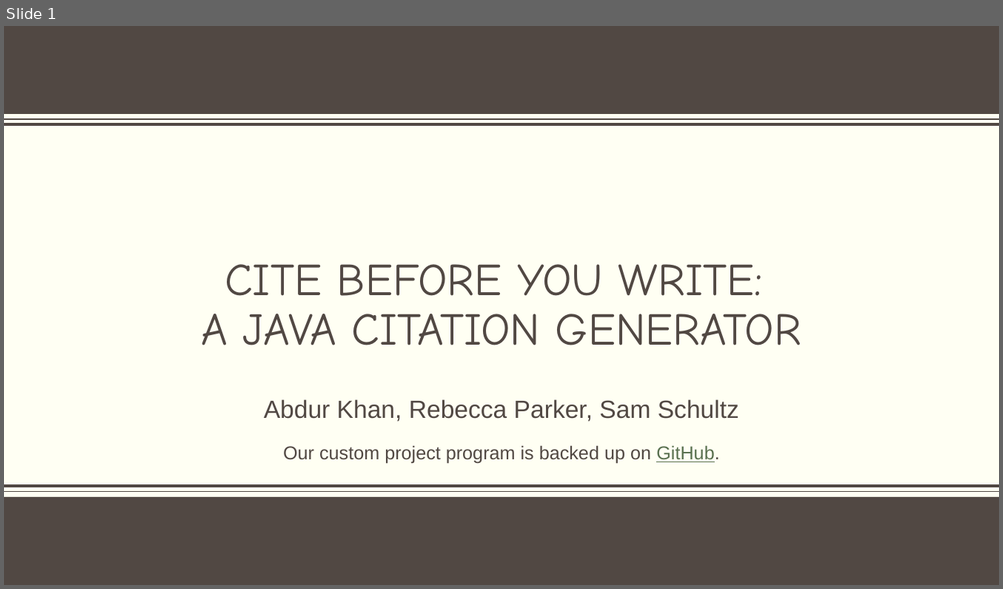
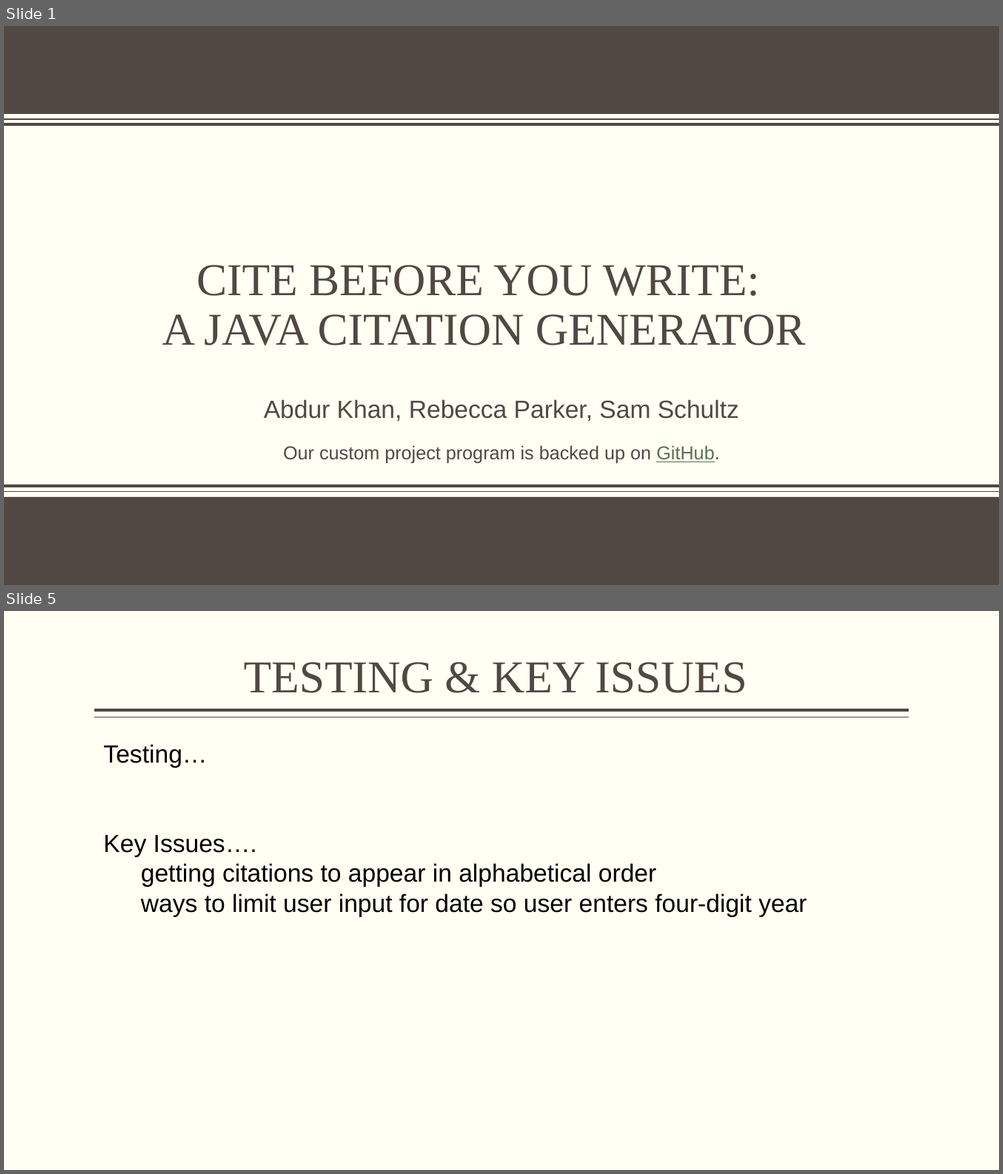
Before and after one commit to RJP43/JavaCustomProject-LUC_Comp-170, a slide deck: COMP170_CustomProject-Presentation.pptx. Shown one above the other, each under a label of ours: slide 1 before the commit, slides 1 and 5 after it; the slides between them are not shown. The pictures are 1003x589 and 1003x1174 pixels, drawn with LibreOffice and Linux fonts; fonts in the diff are those of the drawing; background and template pictures are left out. Boxes give left, top, right and bottom in pixels: in the first picture for what was removed or moved away, otherwise in the second. Text is boxed around its words. In the diff, an @@ line names an element or a change of style, - is before the commit and + after.

```diff
--- a/COMP170_CustomProject-Presentation.pptx
+++ b/COMP170_CustomProject-Presentation.pptx
@@ slide 5 added at (x1=4, y1=611, x2=999, y2=1170), background #FFFFF3 @@
@@ title added at (x1=244, y1=662, x2=746, y2=693), 44 pt, text #514843 @@
+TESTING & KEY ISSUES
@@ line added from (909, 710) to (94, 710), #514843 3 pt @@
@@ line added from (909, 718) to (94, 718), #514843 1 pt @@
@@ text added at (x1=103, y1=744, x2=806, y2=917), 24 pt, text #000000 @@
+Testing…
+Key Issues….
+getting citations to appear in alphabetical order
+ways to limit user input for date so user enters four-digit year
@@ slide 1 changed as well @@
@@ title "CITE BEFORE YOU WRITE: A ..." moved from (x1=201, y1=264, x2=801, y2=346) to (x1=162, y1=265, x2=805, y2=346) @@
@@ title "CITE BEFORE YOU WRITE: A ..." at (x1=162, y1=265, x2=805, y2=346): font Comic Neue to Times New Roman @@
```
Also in this commit, not shown: 1 other slide changed, 3 other slides added, 3 slides removed, 3 other files.
